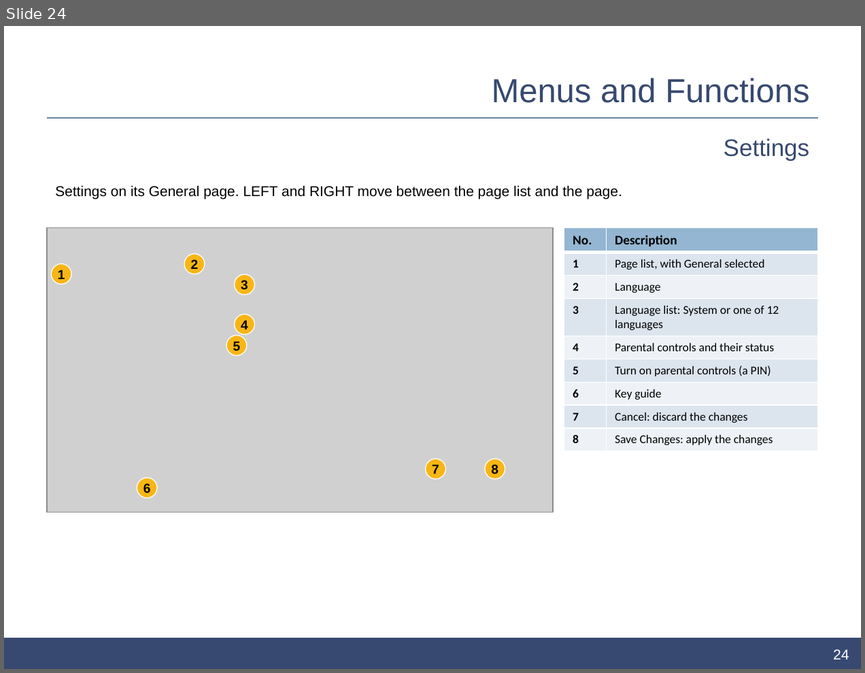
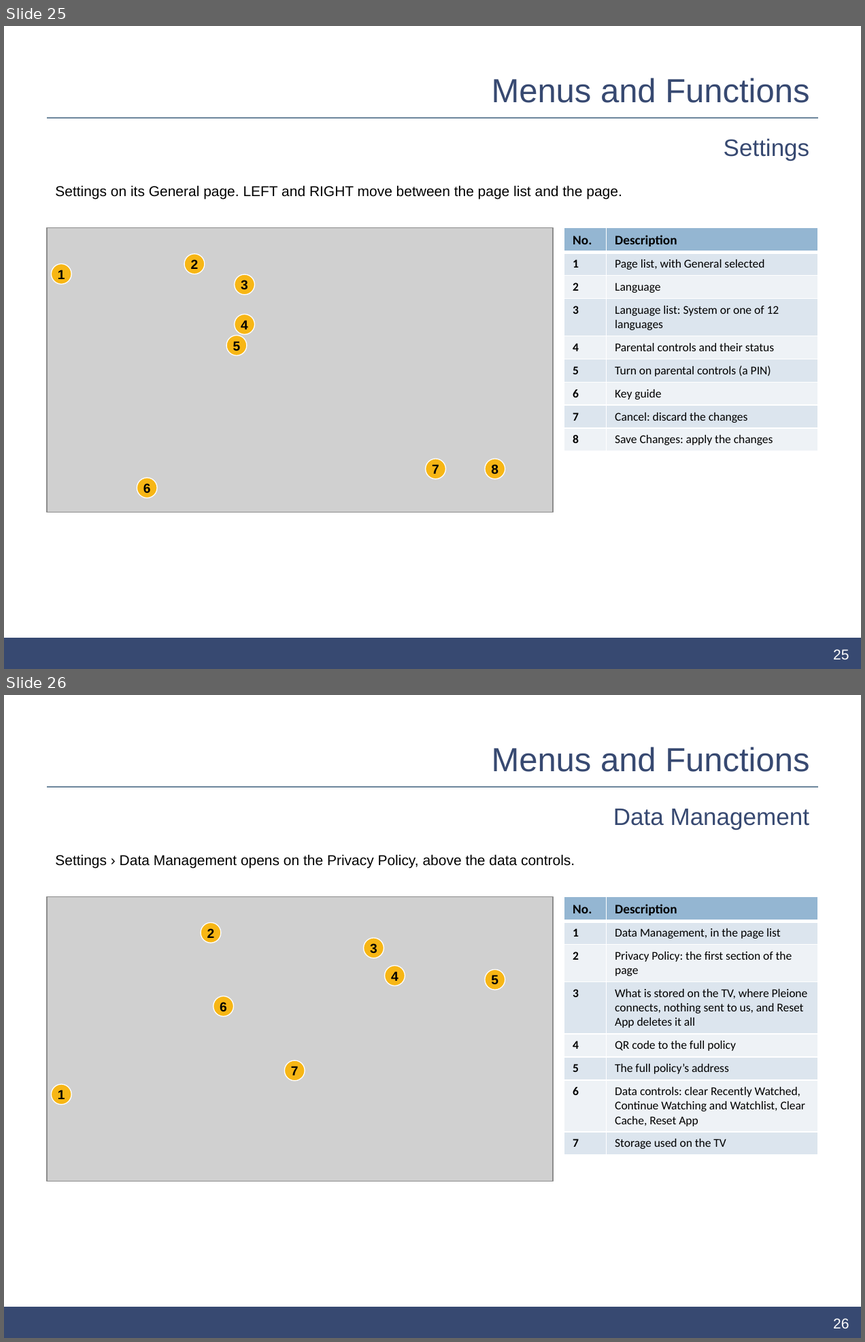
Before and after one commit to ahmedsaed/pleione, a slide deck: store/samsung/ui-description.pptx. Shown one above the other, each under a label of ours: slide 24 before the commit, slides 25 and 26 after it. The pictures are 865x673 and 865x1342 pixels, drawn with LibreOffice and Linux fonts; fonts in the diff are those of the drawing; grey boxes stand for pictures; background and template pictures are left out. Boxes give left, top, right and bottom in pixels: in the first picture for what was removed or moved away, otherwise in the second. Text is boxed around its words. In the diff, an @@ line names an element or a change of style, - is before the commit and + after.

```diff
--- a/store/samsung/ui-description.pptx
+++ b/store/samsung/ui-description.pptx
@@ slide 26 added at [4,695,861,1338], background #FFFFFF; not listed: 2 template elements that a slide beside it also shows @@
@@ title added at [492,747,809,772], 28 pt, text #374971 @@
+Menus and Functions
@@ text added at [613,809,809,830], 20 pt, text #374971 @@
+Data Management
@@ text added at [55,854,575,868], 12 pt, text #000000 @@
+Settings › Data Management opens on the Privacy Policy, above the data controls.
@@ picture added at [47,896,553,1181] @@
@@ table added at [564,896,818,1151], 8 rows, 2 columns @@
+No. | Description
+1 | Data Management, in the page list
+2 | Privacy Policy: the first section of the page
+3 | What is stored on the TV, where Pleione connects, nothing sent to us, and Reset App deletes it all
+4 | QR code to the full policy
+5 | The full policy’s address
+6 | Data controls: clear Recently Watched, Continue Watching and Watchlist, Clear Cache, Reset App
+7 | Storage used on the TV
@@ ellipse added at [201,922,222,943], fill #F7B615, outline #FFFFFF 0.75 pt, 11 pt, text #000000, bold @@
+2
@@ ellipse added at [364,938,384,958], fill #F7B615, outline #FFFFFF 0.75 pt, 11 pt, text #000000, bold @@
+3
@@ ellipse added at [384,966,405,986], fill #F7B615, outline #FFFFFF 0.75 pt, 11 pt, text #000000, bold @@
+4
@@ ellipse added at [485,969,505,989], fill #F7B615, outline #FFFFFF 0.75 pt, 11 pt, text #000000, bold @@
+5
@@ ellipse added at [213,996,234,1016], fill #F7B615, outline #FFFFFF 0.75 pt, 11 pt, text #000000, bold @@
+6
@@ ellipse added at [284,1060,305,1081], fill #F7B615, outline #FFFFFF 0.75 pt, 11 pt, text #000000, bold @@
+7
@@ ellipse added at [51,1084,72,1104], fill #F7B615, outline #FFFFFF 0.75 pt, 11 pt, text #000000, bold @@
+1
@@ page number added at [833,1318,849,1328], 12 pt, text #FFFFFF @@
+26
@@ what was slide 24 is now slide 25 @@
@@ page number at [833,649,849,659]: text changed @@
-24
+25
```
Also in this commit, not shown: 4 slides changed, 1 other slide added, 4 other files.
